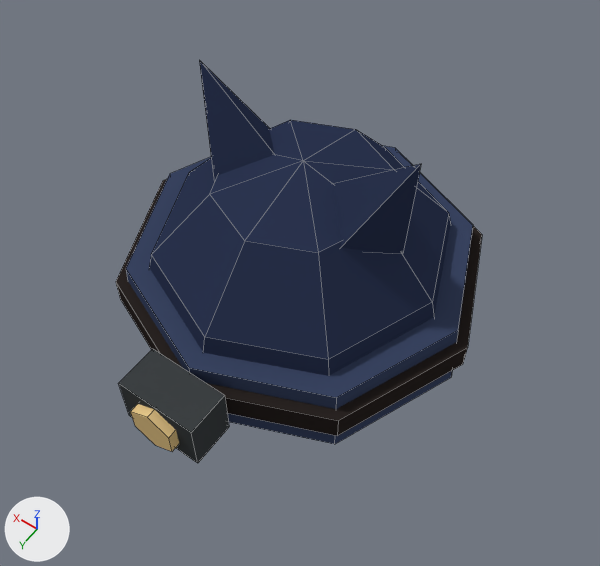
An edit to the Blender file assets/blender/hat_night_owl.blend, drawn before and after from the same camera.
Rendered twice from a camera (50 mm lens) standing at (-0.242, 0.342, 0.55) and looking at (-0.023, 0.036, 0.068). The lights are fixed; the arrows at lower left show +X, +Y and +Z. The older version comes first. Mesh edges are drawn as thin lines.

Objects in the first picture: 'Hat'.
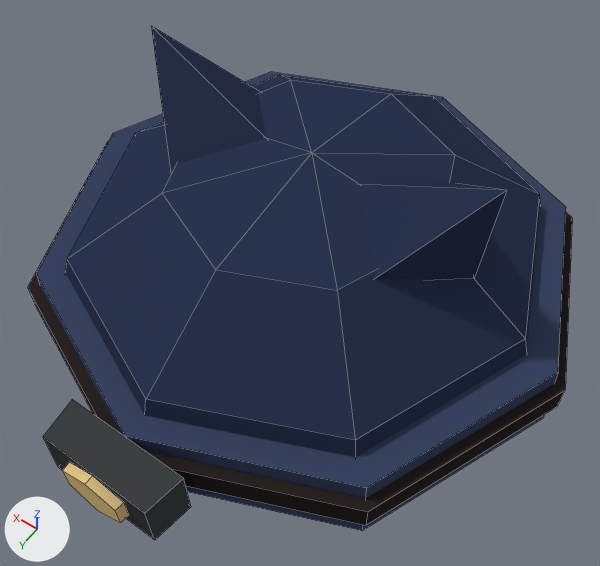
The edits, one by one:
me_hat is used by ob_hat; location (0.0, 0.0, 0.0).
Verts and faces of me_hat; kept vertices keep their numbers, new ones are numbered from 87.
me_hat had 87 vertices, 68 faces and spanned x -0.146..0.146, y -0.146..0.18, z 0.0..0.196.
me_hat now has 87 vertices, 68 faces and spans x -0.218..0.218, y -0.227..0.239, z 0.0..0.196.
me_hat part 1: a new loose piece, an 8-sided cylinder along z spanning x -0.218..0.218, y -0.227..0.21, z 0.024..0.046, in mat_mat_flat_lit.
me_hat part 2: a new loose piece, an 8-sided cut cone along z (radius 0.213 at the low end, 0.209 at the high end) spanning x -0.213..0.213, y -0.221..0.204, z 0.0..0.06, in mat_mat_flat_lit.
me_hat part 3: the loose piece of 5 vertices spanning x 0.021..0.087, y -0.035..0.035, z 0.109..0.196 is scaled about its middle by (1.6, 1.6, 1), then moved by (0.033, -0.01, 0.0).
me_hat part 4: the loose piece of 5 vertices spanning x -0.087..-0.021, y -0.035..0.035, z 0.109..0.196 is scaled about its middle by (1.6, 1.6, 1), then moved by (-0.033, -0.01, 0.0).
me_hat part 5: the loose piece of 12 vertices spanning x -0.017..0.017, y 0.17..0.18, z 0.015..0.055 is scaled about its middle by (1.38, 0.746, 1), then moved by (0.0, 0.06, 0.0).
me_hat part 6: the loose piece of 25 vertices spanning x -0.13..0.13, y -0.135..0.135, z 0.0..0.15 is rebuilt with 25 vertices and now spans x -0.203..0.203, y -0.217..0.199, z 0.0..0.15.
me_hat part 7: the loose piece of 16 vertices spanning x -0.146..0.146, y -0.146..0.146, z 0.024..0.046 is deleted.
me_hat part 8: the loose piece of 16 vertices spanning x -0.14..0.14, y -0.14..0.14, z 0.0..0.06 is deleted.
me_hat part 9: the loose piece of 8 vertices spanning x -0.032..0.032, y 0.138..0.172, z 0.012..0.058 is deleted.
Part 10, on me_hat:
New vertex 87 is at (-0.049, 0.2, 0.012), pixel (191, 506).
New vertex 88 is at (-0.045, 0.231, 0.012), pixel (154, 540).
New vertex 89 is at (0.049, 0.2, 0.012).
New vertex 90 is at (0.045, 0.231, 0.012), pixel (58, 467).
New vertices 91 to 94 stand at vertices 87 to 90, in that order, plus (0.0, 0.0, 0.046).
New faces: (91, 93, 94, 92), (87, 88, 90, 89), (87, 89, 93, 91), (89, 90, 94, 93), (88, 92, 94, 90), (87, 91, 92, 88).

Changed parts and their boxes [x1, y1, x2, y2] in the pictures (600 x 566 px; the box of a moved part takes in the faces that stretch with it):
'Hat', reshaped (49% wider, 27% taller)
    before: [116, 60, 482, 463]
    after: [28, 26, 572, 540]
part 1 of me_hat, added
    after: [28, 141, 572, 525]
part 2 of me_hat, added
    after: [36, 72, 566, 531]
part 3 of me_hat, moved or reshaped
    before: [199, 60, 275, 180]
    after: [151, 26, 266, 170]
part 4 of me_hat, moved or reshaped
    before: [333, 164, 421, 254]
    after: [359, 183, 507, 280]
part 5 of me_hat, moved or reshaped
    before: [130, 404, 179, 451]
    after: [63, 463, 128, 523]
part 6 of me_hat, rebuilt (58% wider, 49% taller)
    before: [149, 120, 450, 376]
    after: [65, 75, 540, 457]
part 7 of me_hat, deleted
    before: [116, 179, 482, 436]
part 8 of me_hat, deleted (blue)
    before: [126, 146, 473, 444]
part 9 of me_hat, deleted
    before: [119, 349, 229, 463]
part 10 of me_hat, added
    after: [43, 399, 191, 540]
